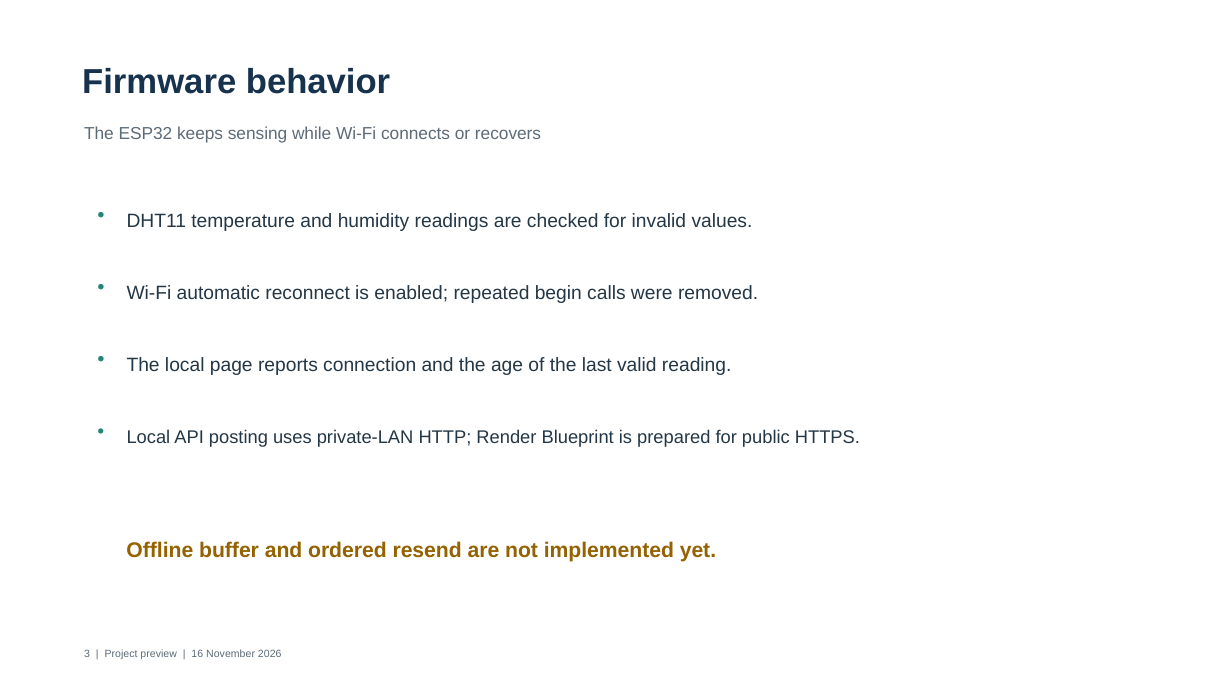
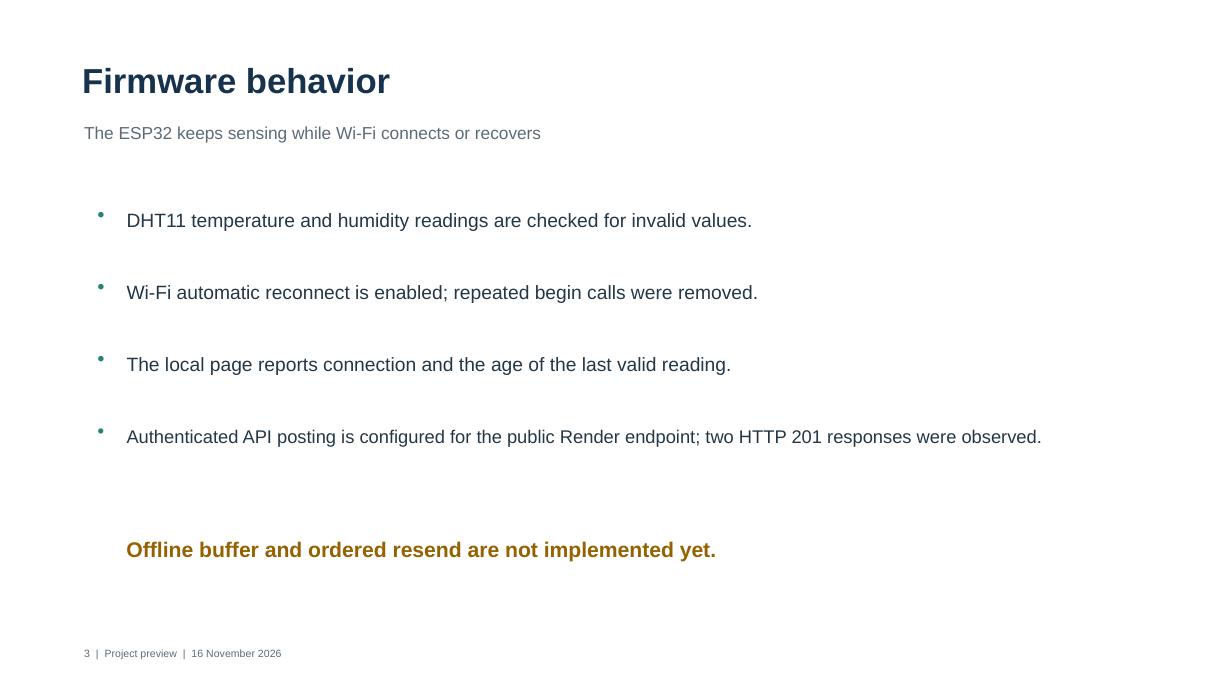
Before and after one commit to JoelsonJose/Monitoramento-de-Temperatura-e-Umidade, a slide deck: slide 3 of entregas/Apresentacao_Previa_IoT.pptx. Drawn at 1232x693 pixels with LibreOffice and Linux fonts; fonts in the diff are those of the drawing. Boxes give left, top, right and bottom in pixels: in the first picture for what was removed or moved away, otherwise in the second. Text is boxed around its words. In the diff, an @@ line names an element or a change of style, - is before the commit and + after.

```diff
--- a/entregas/Apresentacao_Previa_IoT.pptx
+++ b/entregas/Apresentacao_Previa_IoT.pptx
@@ text at (x1=127, y1=429, x2=1042, y2=447): text changed @@
-Local API posting uses private-LAN HTTP; Render Blueprint is prepared for public HTTPS.
+Authenticated API posting is configured for the public Render endpoint; two HTTP 201 responses were observed.
```
Also in this commit, not shown: 4 other slides changed, 14 other files.
